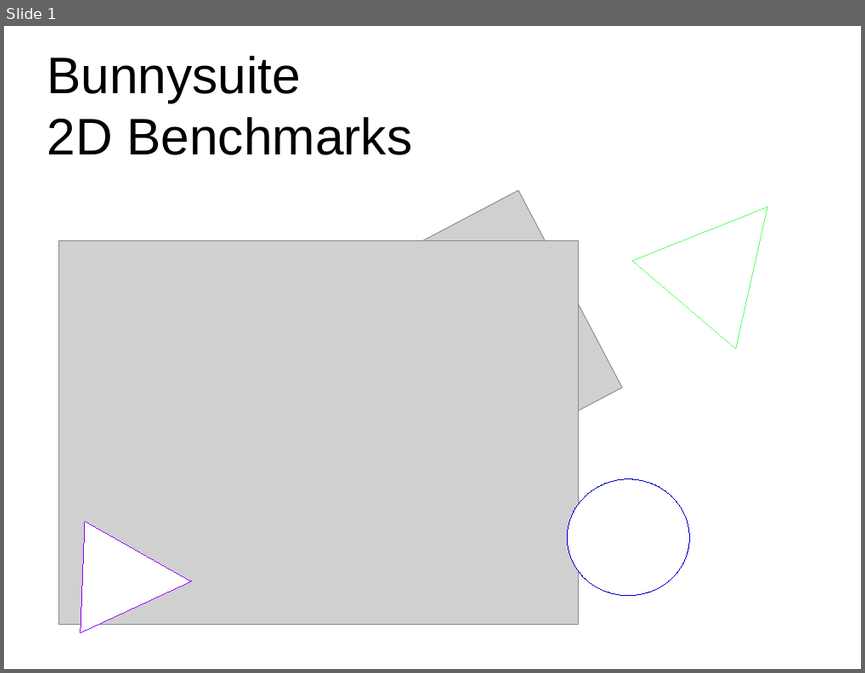
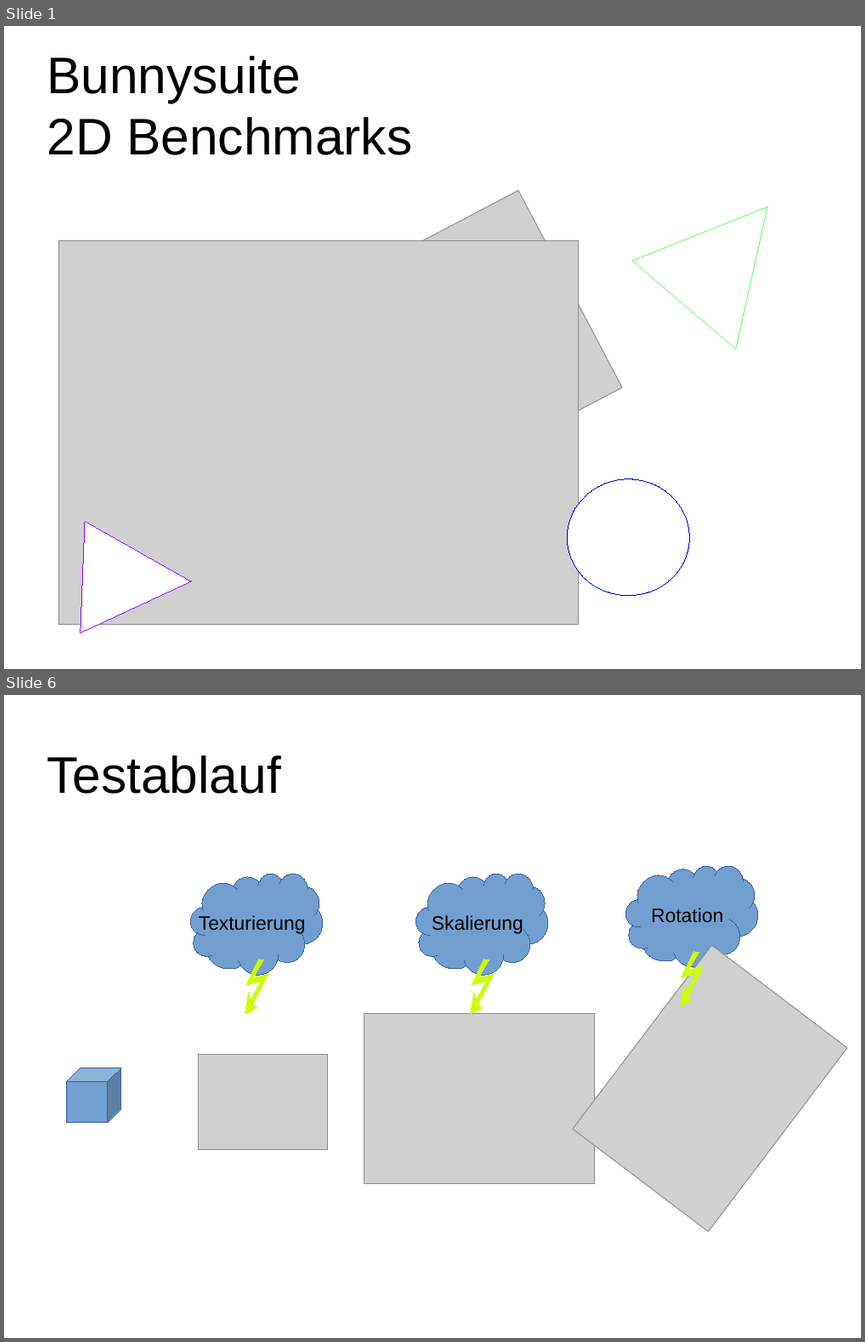
Before and after one commit to LiXiling/bunnysuite, a slide deck: Ausarbeitung/Presentation.odp. Shown one above the other, each under a label of ours: slide 1 before the commit, slides 1 and 6 after it; the slides between them are not shown. The pictures are 865x673 and 865x1342 pixels, drawn with LibreOffice and Linux fonts; fonts in the diff are those of the drawing; grey boxes stand for pictures; background and template pictures are left out. Boxes give left, top, right and bottom in pixels: in the first picture for what was removed or moved away, otherwise in the second. Text is boxed around its words. In the diff, an @@ line names an element or a change of style, - is before the commit and + after.

Commit message:
presentation and finally hd textur

```diff
--- a/Ausarbeitung/Presentation.odp
+++ b/Ausarbeitung/Presentation.odp
@@ slide 6 added at (4,695,861,1338), background #FFFFFF @@
@@ title added at (46,755,280,794), 47.6 pt, text #000000 @@
+Testablauf
@@ freeform shape added at (626,866,758,967), fill #729FCF, outline #3465A4 0 pt, 18 pt, text #000000 @@
+Rotation
@@ freeform shape added at (191,873,323,975), fill #729FCF, outline #3465A4 0 pt, 18 pt, text #000000 @@
+Texturierung
@@ freeform shape added at (416,873,548,975), fill #729FCF, outline #3465A4 0 pt, 18 pt, text #000000 @@
+Skalierung
@@ picture added at (573,945,847,1231) @@
@@ freeform shape added at (245,959,268,1014), fill #CCFF00, outline #CCFF00 0 pt @@
@@ freeform shape added at (471,959,494,1014), fill #CCFF00, outline #CCFF00 0 pt @@
@@ freeform shape added at (681,952,704,1006), fill #CCFF00, outline #CCFF00 0 pt @@
@@ picture added at (364,1014,595,1184) @@
@@ cube added at (66,1068,120,1123), fill #729FCF, outline #3465A4 0 pt @@
@@ picture added at (199,1055,328,1150) @@
```
Also in this commit, not shown: 2 slides changed, 3 other slides added, 2 slides removed, 1 other file.
